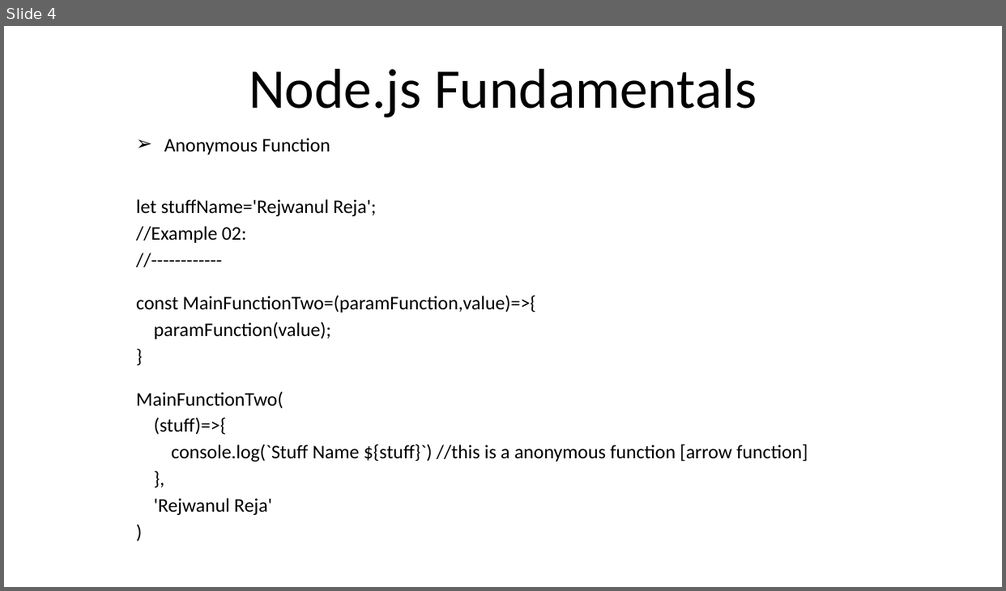
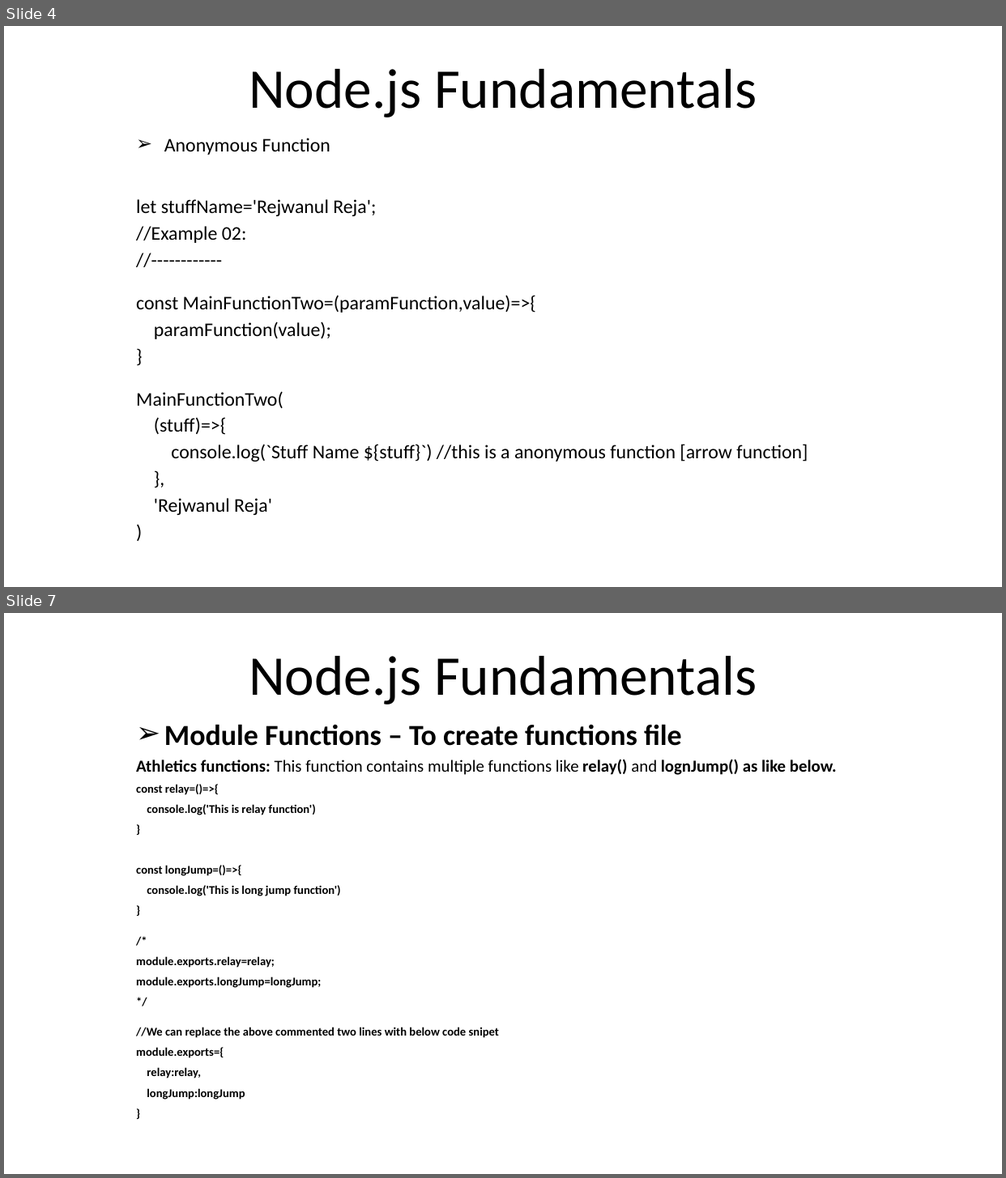
Before and after one commit to rezaice07/nodejs-fundamentals, a slide deck: ppt/01. Introduction.pptx. Shown one above the other, each under a label of ours: slide 4 before the commit, slides 4 and 7 after it; the slides between them are not shown. The pictures are 1006x591 and 1006x1178 pixels, drawn with LibreOffice and Linux fonts; fonts in the diff are those of the drawing. Boxes give left, top, right and bottom in pixels: in the first picture for what was removed or moved away, otherwise in the second. Text is boxed around its words. In the diff, an @@ line names an element or a change of style, - is before the commit and + after.

Commit message:
added module functions

```diff
--- a/ppt/01. Introduction.pptx
+++ b/ppt/01. Introduction.pptx
@@ slide 7 added at [4, 613, 1002, 1174], background #FFFFFF @@
@@ title added at [249, 656, 756, 705], 54 pt, text #000000 @@
+Node.js Fundamentals
@@ subtitle added at [136, 724, 837, 1100], 11.4 pt, text #000000, bold @@
+➢ Module Functions – To create functions file
+Athletics functions: This function contains multiple functions like relay() and lognJump() as like below.
+const relay=()=>{
+console.log('This is relay function')
+}
+const longJump=()=>{
+console.log('This is long jump function')
+}
+/*
+module.exports.relay=relay;
+module.exports.longJump=longJump;
+*/
+//We can replace the above commented two lines with below code snipet
+module.exports={
+relay:relay,
+longJump:longJump
+}
```
Also in this commit, not shown: 3 other slides added, 5 other files.
